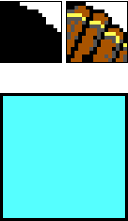
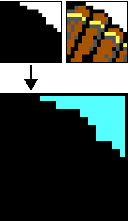
Before/after of a w=128, h=221 layered artwork. What changed in the layer stack:
showed "Pasted Layer #4" over (24, 65, 38, 91)
showed "Pasted Layer #2", painted on it over (3, 96, 125, 218)
hid "mask_tile_3.png" over (3, 96, 125, 218)
